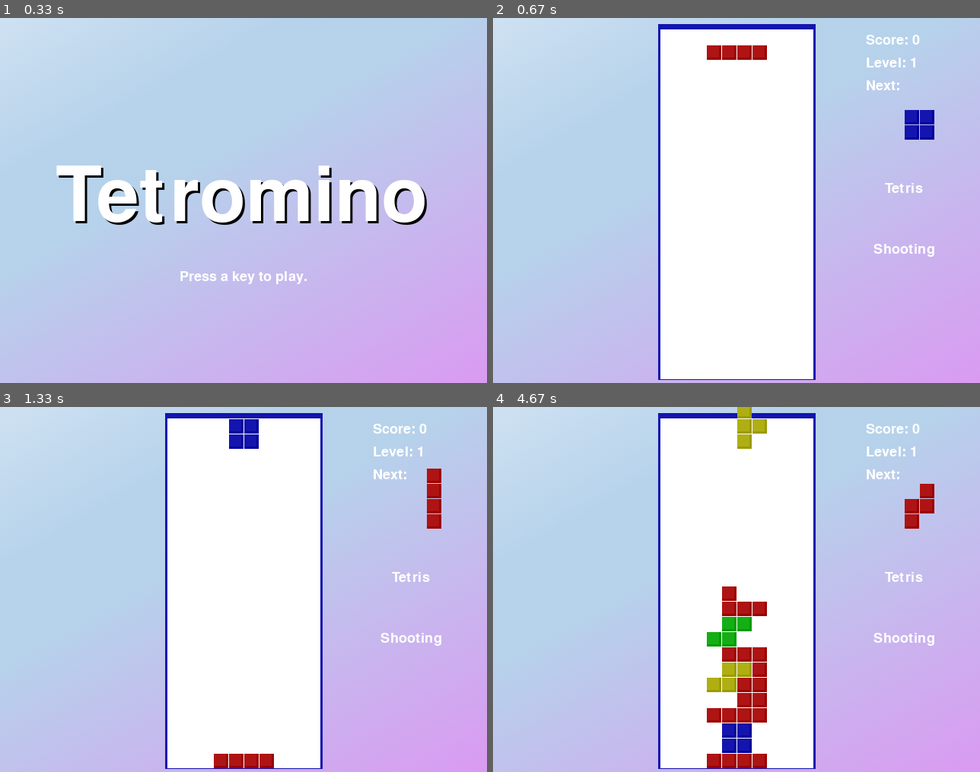
Above: before the commit, frames 1-4 (two rows, left to right).
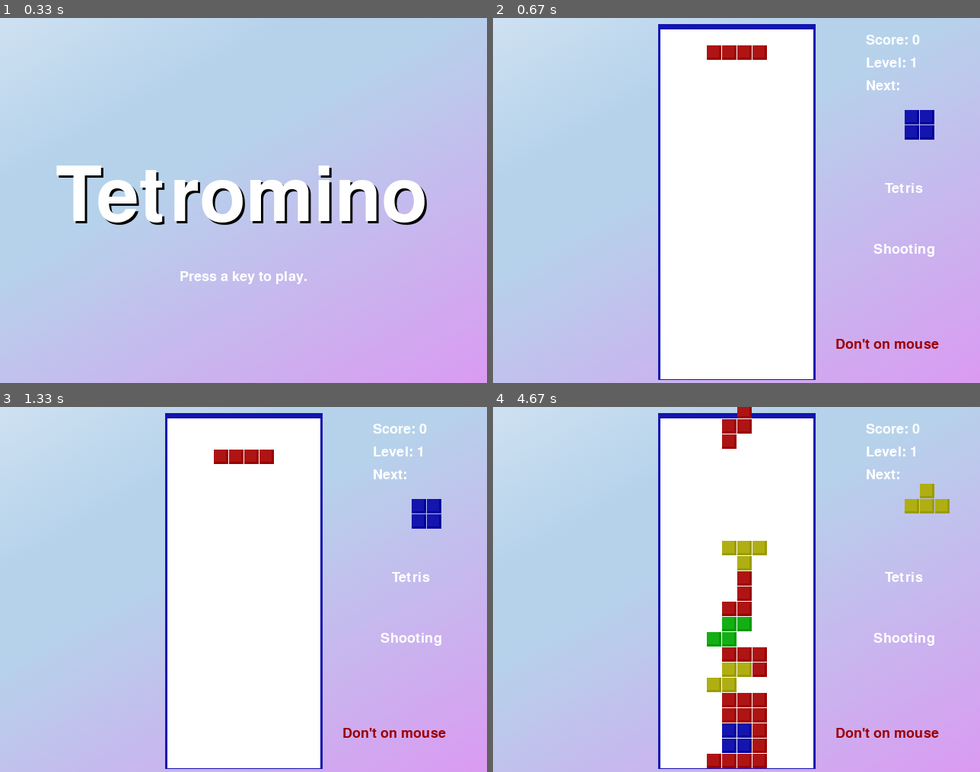
Above: after the commit, the same moments.

Repository: jinhalim/pygame.github.io
Game: pygame game, started from tetrs_pygame/newpygame/tetromino.py
Same seed, same stepped clock (60 frames per second), same inputs: the game is played once before the commit and once after it.
Inputs (mouse positions are in pixels of both pictures, inside the frame that each line leads up to):
- Up to frame 1 (0.33 s): no input
- Up to frame 2 (0.67 s): tap Enter at 0.33 s
- Up to frame 3 (1.33 s): click (399, 731) at 0.72 s, where only the run after the commit has a clickable "Don't on mouse"; move the mouse to (253, 465) at 1.03 s; tap Space at 1.07 s
- Up to frame 4 (4.67 s): tap Space at 1.37, 2.23, 2.57, 2.87, 3.07, 3.37, 3.63, 3.97, 4.4 s; press the mouse at (902, 640) at 1.53 s; move the mouse to (833, 560) at 1.63 s; release the mouse at (760, 480) at 1.77 s; press the mouse at (902, 578) at 1.87 s; move the mouse to (736, 567) at 1.97 s; release the mouse at (570, 553) at 2.1 s; hold Up 2.17-2.47 s; hold Right 2.5-2.97 s; hold Left 3-3.53 s; hold Down 3.57-3.87 s; hold Left 3.9-4.3 s; hold Up from 4.33 s (still down)

Frame 1 is identical in both runs. In frame 2, 0.3% of the frame differs, in the area x 70-92%, y 87-91%; in frame 3, 2.4%; in frame 4, 3.2%, in the area x 43-94%, y 0-95%.

Commit message:
new 버튼들 생성

Diff:
--- a/tetrs_pygame/newpygame/tetromino.py
+++ b/tetrs_pygame/newpygame/tetromino.py
@@ -151,8 +151,7 @@
           'T': T_SHAPE_TEMPLATE}
 
 bg_image = pygame.image.load("bgimg.png")
-mousex = 0
-mousey = 0
+
 def main():
     global FPSCLOCK, DISPLAYSURF, BASICFONT, BIGFONT
     pygame.init()
@@ -188,7 +187,8 @@
     level, fallFreq = calculateLevelAndFallFreq(score)
 
 
-
+    mousex = 0
+    mousey = 0
 
     fallingPiece = getNewPiece()
     nextPiece = getNewPiece()
@@ -205,7 +205,9 @@
                 return # can't fit a new piece on the board, so game over
 
         checkForQuit()
-        mouespos(mousex, mousey)
+        for event in pygame.event.get(MOUSEMOTION):
+            mousex, mousey = event.pos
+
         for event in pygame.event.get(): # event handling loop
             if event.type == KEYUP:
                 if (event.key == K_p):
@@ -297,7 +299,7 @@
         drawBoard(board)
         drawStatus(score, level)
         drawNextPiece(nextPiece)
-        changemode()
+        changemode(mousex,mousey)
         if fallingPiece != None:
             drawPiece(fallingPiece)
 
@@ -373,10 +375,6 @@
             terminate() # terminate if the KEYUP event was for the Esc key
         pygame.event.post(event) # put the other KEYUP event objects back
 
-def mouespos(mousex, mousey):
-    for event in pygame.event.get(MOUSEMOTION):
-        mousex, mousey = event.pos
-        print(mousex,mousey)
 
 def calculateLevelAndFallFreq(score):
     level = int(score / 10) + 1
@@ -498,7 +496,7 @@
     DISPLAYSURF.blit(levelSurf, levelRect)
 
 
-def drawPiece(piece, pixelx=None, pixely=None):
+def drawPiece(piece, pixelx=None, pixely=None):#퍼즐 만들기
     shapeToDraw = PIECES[piece['shape']][piece['rotation']]
     if pixelx == None and pixely == None:
         # if pixelx & pixely hasn't been specified, use the location stored in the piece data structure
@@ -511,8 +509,7 @@
                 drawBox(None, None, piece['color'], pixelx + (x * BOXSIZE), pixely + (y * BOXSIZE))
 
 
-def drawNextPiece(piece):
-    # draw the "next" text
+def drawNextPiece(piece):# 다음 퍼즐 만들기
     nextSurf = BASICFONT.render('Next:', True, TEXTCOLOR)
     nextRect = nextSurf.get_rect()
     nextRect.topleft = (WINDOWWIDTH - 150, 80)
@@ -520,8 +517,8 @@
     # draw the "next" piece
     drawPiece(piece, pixelx=WINDOWWIDTH-120, pixely=80)
 
-def changemode():
-
+def changemode(mousex,mousey): #모드 바꾸기 위한 버튼 제작?
+    LEFT = 1
     mode1 = BASICFONT.render('Tetris', True, TEXTCOLOR)
     modeRect1 = mode1.get_rect()
     modeRect1.topleft = (WINDOWWIDTH - 125, 215)
@@ -532,19 +529,22 @@
     modeRect2.topleft = (WINDOWWIDTH - 140, 295)
     DISPLAYSURF.blit(mode2, modeRect2)
 
-    if inarea(WINDOWWIDTH - 155, 200, 110, 50):
-        pygame.draw.rect(DISPLAYSURF, BLUE, (WINDOWWIDTH - 155, 200, 110, 50),5)# 1사각형을 그린다 (왼쪽, 위, 너비, 높이 순)
-    elif inarea(WINDOWWIDTH - 155, 200, 110, 50):
-        pygame.draw.rect(DISPLAYSURF, BLUE, (WINDOWWIDTH - 155, 200, 110, 50),5)# 2사각형을 그린다 (왼쪽, 위, 너비, 높이 순)
-
-def inarea(rectx, recty ,width ,height):
-    for x in range(rectx, rectx+width ):
-        for y in range(recty, recty+height):
-            if ((mousex >= 535) and (mousey >= 222)):
-                print("yes")
-                return True
-            else:
-                return False
+    no2 = BASICFONT.render("Don't on mouse", True, RED)
+    noRect2 = no2.get_rect()
+    noRect2.topleft = (WINDOWWIDTH - 190, 420)
+    DISPLAYSURF.blit(no2, noRect2)
+
+    if (mousex > WINDOWWIDTH - 155 and mousey > 200) and (mousex < WINDOWWIDTH - 45 and mousey < 250):
+        pygame.draw.rect(DISPLAYSURF, BLUE, (WINDOWWIDTH - 155, 200, 110, 50),5)
+    if (mousex > WINDOWWIDTH - 155 and mousey > 280) and (mousex < WINDOWWIDTH - 45 and mousey < 330):
+        pygame.draw.rect(DISPLAYSURF, BLUE, (WINDOWWIDTH - 155, 280, 110, 50),5)
+    if (mousex > WINDOWWIDTH - 200 and mousey > 400) and (mousex < WINDOWWIDTH -30 and mousey < 450):
+        pygame.draw.rect(DISPLAYSURF, RED, (WINDOWWIDTH - 200, 400, 170, 50),5)
+        showTextScreen("no")
+        lastFallTime = time.time()
+        lastMoveDownTime = time.time()
+        lastMoveSidewaysTime = time.time()
+
 
 if __name__ == '__main__':
     main()
